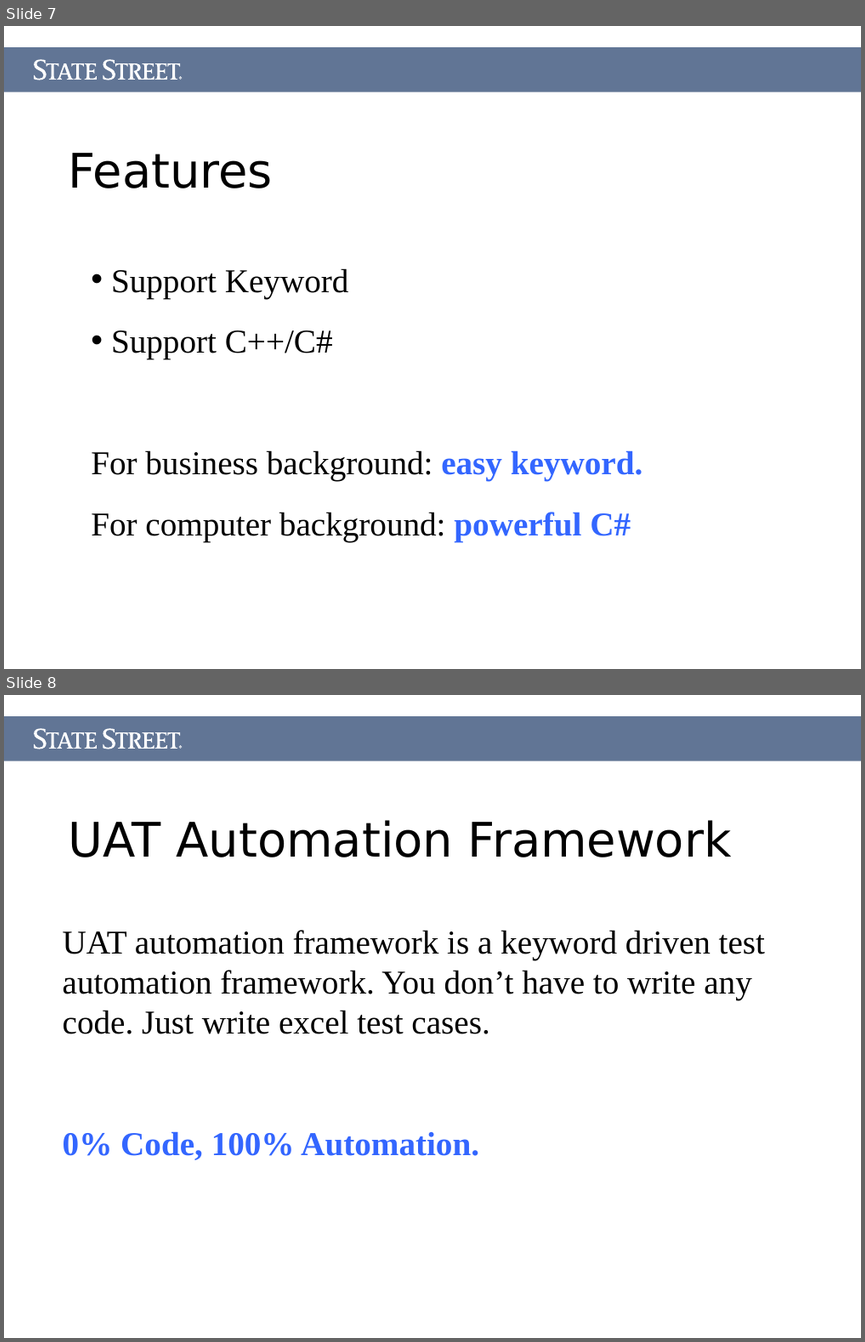
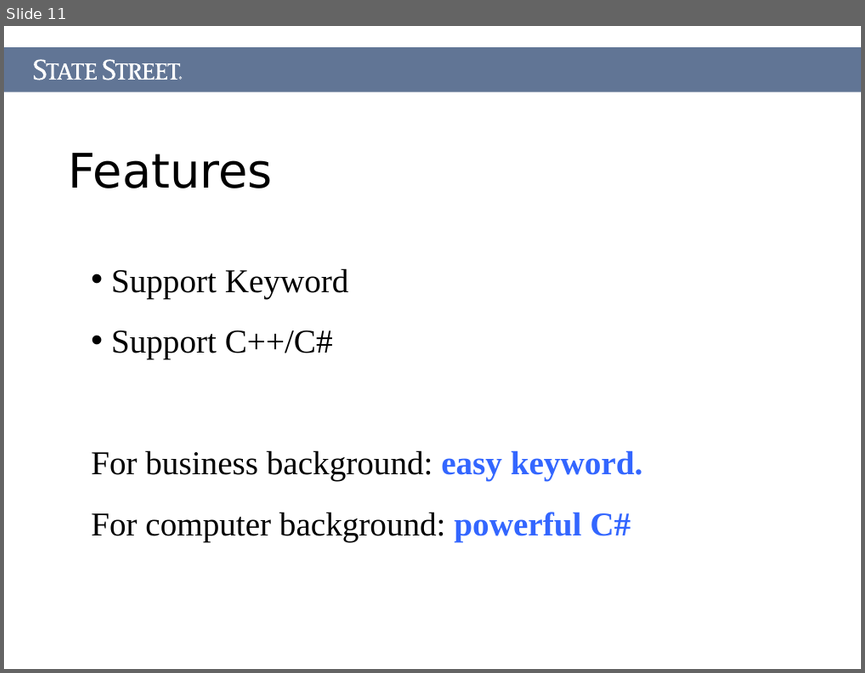
Before and after one commit to Letractively/autotester, a slide deck: Document/AutoTester.ppt. Shown one above the other, each under a label of ours: slides 7 and 8 before the commit, slide 11 after it. The pictures are 865x1342 and 865x673 pixels, drawn with LibreOffice and Linux fonts; fonts in the diff are those of the drawing. Boxes give left, top, right and bottom in pixels: in the first picture for what was removed or moved away, otherwise in the second. Text is boxed around its words. In the diff, an @@ line names an element or a change of style, - is before the commit and + after.

```diff
--- a/Document/AutoTester.ppt
+++ b/Document/AutoTester.ppt
@@ slide 8 removed at (4, 695, 861, 1338), background #FFFFFF @@
@@ rectangle removed at (4, 716, 861, 761) @@
@@ freeform shape removed at (34, 728, 181, 749) @@
@@ freeform shape removed at (179, 745, 182, 749) @@
@@ title removed at (69, 820, 732, 857) @@
-UAT Automation Framework
@@ text removed at (63, 930, 765, 1160) @@
-UAT automation framework is a keyword driven test automation framework. You don’t have to write any code. Just write excel test cases.
-0% Code, 100% Automation.
@@ what was slide 7 is now slide 11 @@
```
Also in this commit, not shown: 3 slides changed, 3 slides added, 4 other files.
